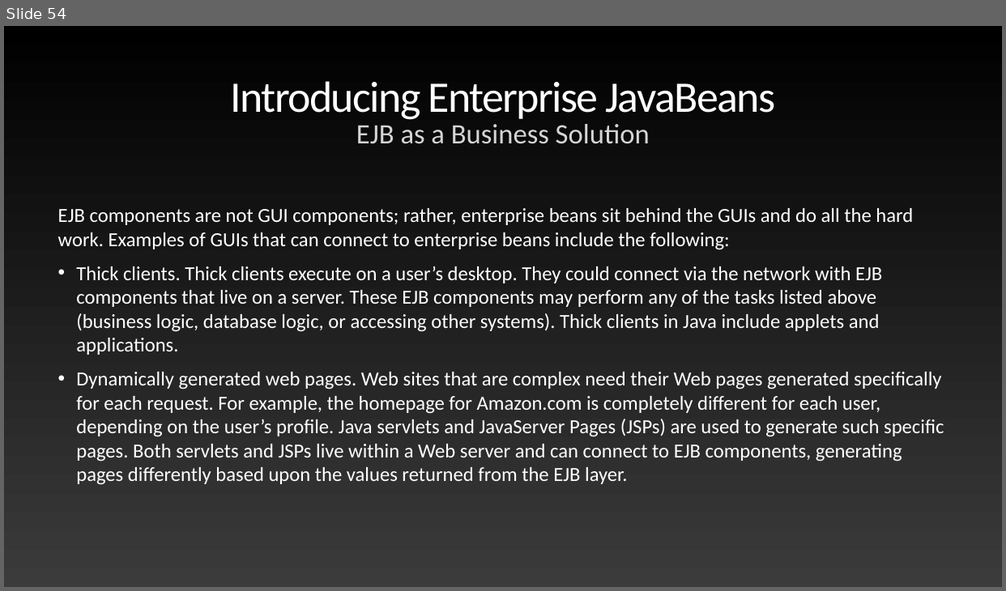
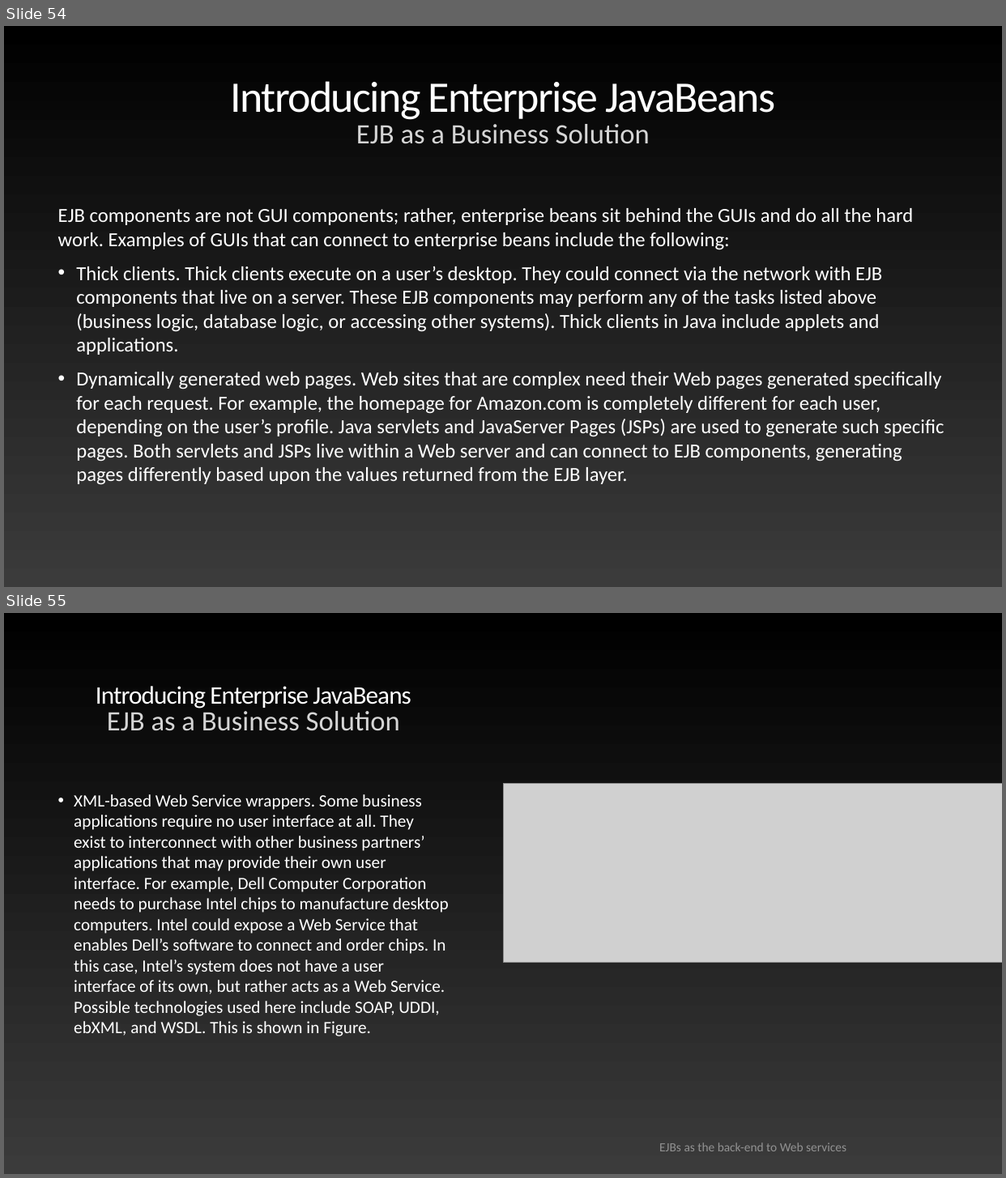
Before and after one commit to anmolrajaroraa/AdvJavaNov2020, a slide deck: Mastering Enterprise JavaBeans.pptx. Shown one above the other, each under a label of ours: slide 54 before the commit, slides 54 and 55 after it. The pictures are 1006x591 and 1006x1178 pixels, drawn with LibreOffice and Linux fonts; fonts in the diff are those of the drawing; grey boxes stand for pictures. Boxes give left, top, right and bottom in pixels: in the first picture for what was removed or moved away, otherwise in the second. Text is boxed around its words. In the diff, an @@ line names an element or a change of style, - is before the commit and + after.

```diff
--- a/Mastering Enterprise JavaBeans.pptx
+++ b/Mastering Enterprise JavaBeans.pptx
@@ slide 55 added at [4, 613, 1002, 1174], background gradient #000000 to #3B3B3B @@
@@ title added at [96, 686, 411, 709], 48.7 pt, text gradient #FFFFFF to #929292 @@
+Introducing Enterprise JavaBeans
@@ text added at [107, 707, 400, 731], 54 pt, text #D5D5D5 @@
+EJB as a Business Solution
@@ text added at [74, 794, 449, 1037], 33.1 pt, text #FFFFFF @@
+• XML-based Web Service wrappers. Some business applications require no user interface at all. They exist to interconnect with other business partners’ applications that may provide their own user interface. For example, Dell Computer Corporation needs to purchase Intel chips to manufacture desktop computers. Intel could expose a Web Service that enables Dell’s software to connect and order chips. In this case, Intel’s system does not have a user interface of its own, but rather acts as a Web Service. Possible technologies used here include SOAP, UDDI, ebXML, and WSDL. This is shown in Figure.
@@ picture added at [504, 783, 1002, 963] @@
@@ text added at [659, 1143, 846, 1152], 24 pt, text #929292 @@
+EJBs as the back-end to Web services
```
Also in this commit, not shown: 87 other slides added.
